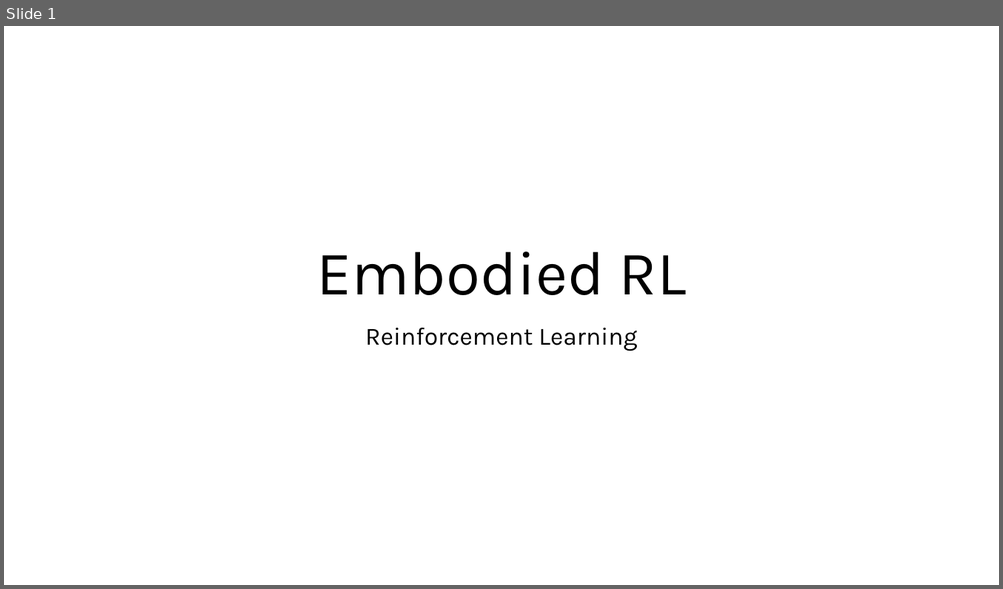
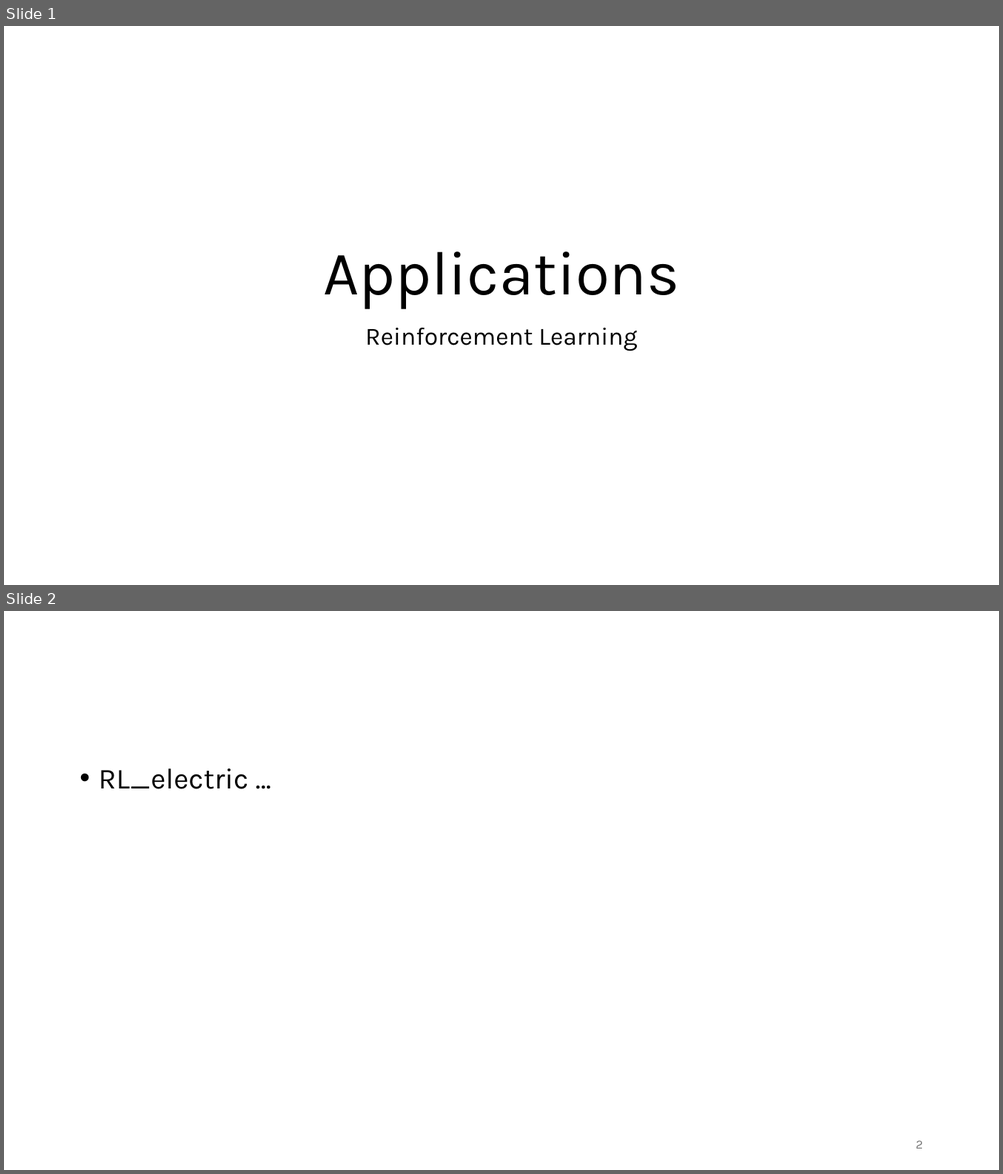
Before and after one commit to FelixWick/reinforcement_learning, a slide deck: slides/4_applications.pptx. Shown one above the other, each under a label of ours: slide 1 before the commit, slides 1 and 2 after it. The pictures are 1003x589 and 1003x1174 pixels, drawn with LibreOffice and Linux fonts; fonts in the diff are those of the drawing. Boxes give left, top, right and bottom in pixels: in the first picture for what was removed or moved away, otherwise in the second. Text is boxed around its words. In the diff, an @@ line names an element or a change of style, - is before the commit and + after.

```diff
--- a/slides/4_applications.pptx
+++ b/slides/4_applications.pptx
@@ slide 2 added at (4, 611, 999, 1170), background #FFFFFF @@
@@ text added at (99, 769, 249, 789), 28 pt, text #000000 @@
+• RL_electric …
@@ page number added at (916, 1141, 923, 1149), 12 pt, text #797979 @@
+2
@@ slide 1 changed as well @@
@@ title at (323, 252, 680, 309): text changed @@
-Embodied RL
+Applications
```
Also in this commit, not shown: 1 other slide changed, 6 other slides added, 1 slide removed, 1 other file.
